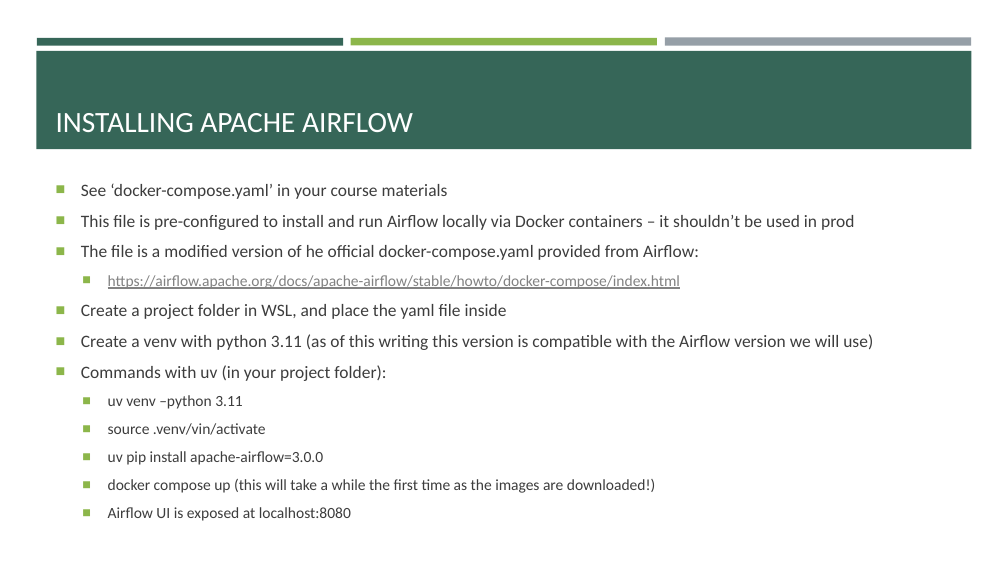
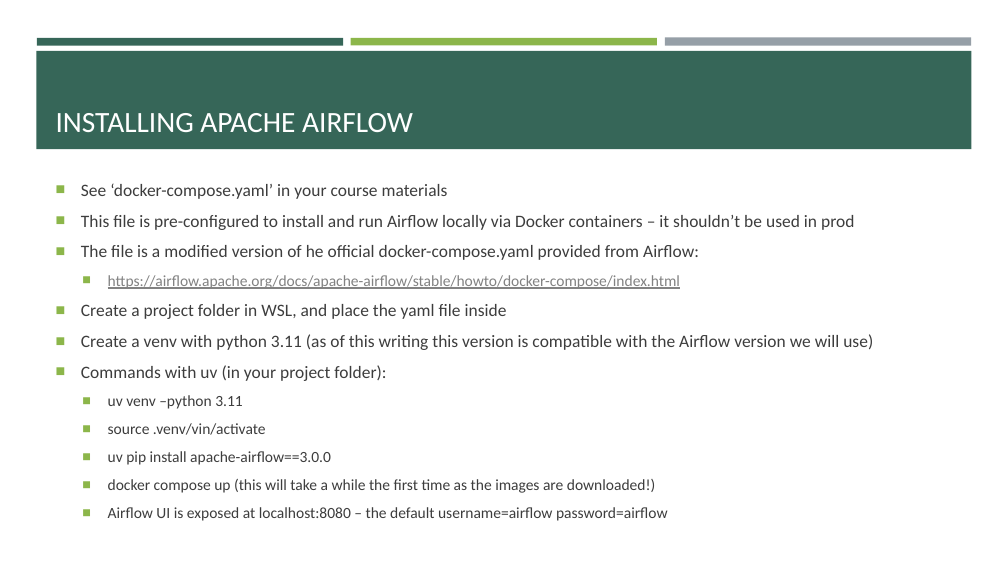
Before and after one commit to e-m-wilson/data_engineering, a slide deck: slide 13 of airflow/Airflow.pptx. Drawn at 1008x567 pixels with LibreOffice and Linux fonts; fonts in the diff are those of the drawing. Boxes give left, top, right and bottom in pixels: in the first picture for what was removed or moved away, otherwise in the second. Text is boxed around its words. In the diff, an @@ line names an element or a change of style, - is before the commit and + after.

Commit message:
update

```diff
--- a/airflow/Airflow.pptx
+++ b/airflow/Airflow.pptx
@@ text at <box>108,451,331,465</box>: text changed @@
-  ■ uv pip install apache-airflow=3.0.0
+  ■ uv pip install apache-airflow==3.0.0
@@ text at <box>108,507,668,521</box>: text changed @@
-  ■ Airflow UI is exposed at localhost:8080
+  ■ Airflow UI is exposed at localhost:8080 – the default username=airflow password=airflow
```
Also in this commit, not shown: 1 other slide changed, 12 slides added.
